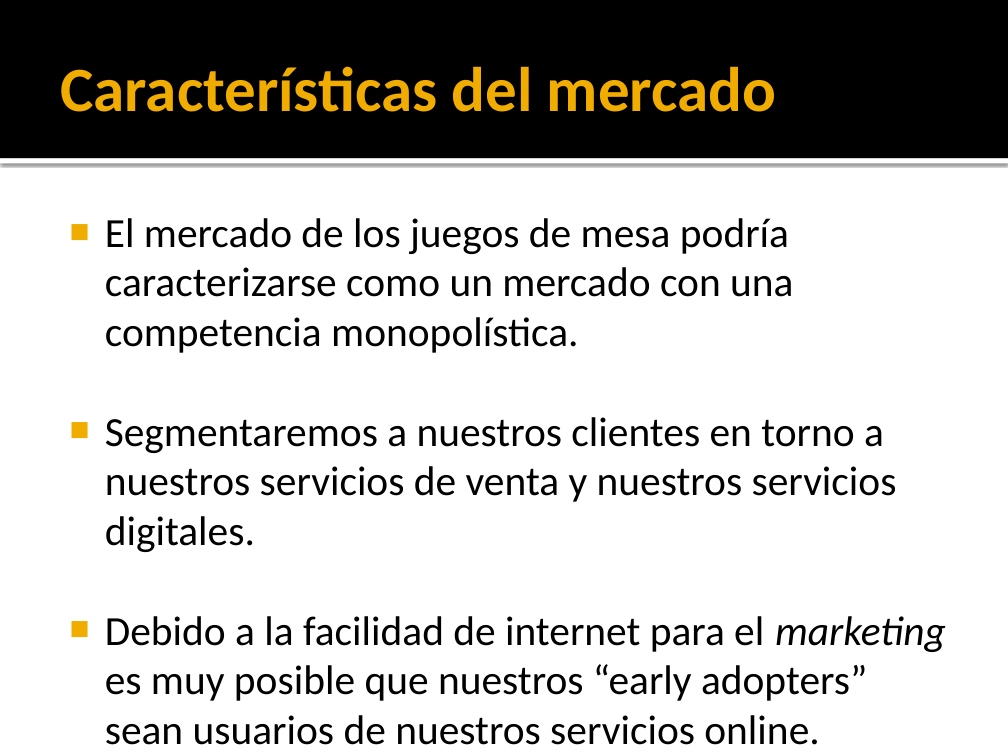
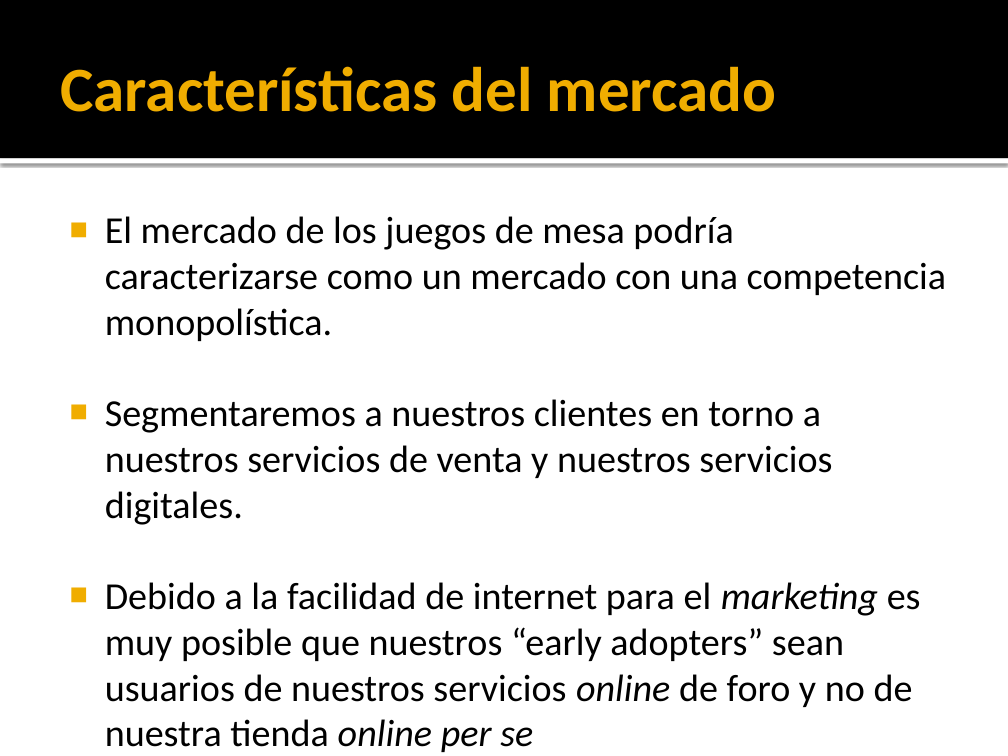
Before and after one commit to QuixoteCode/Experiencias_Ecohuerto, a slide deck: slide 3 of Presentacion_Empresa_6_3_2024.pptx. Drawn at 1008x756 pixels with LibreOffice and Linux fonts; fonts in the diff are those of the drawing. Boxes give left, top, right and bottom in pixels: in the first picture for what was removed or moved away, otherwise in the second. Text is boxed around its words. In the diff, an @@ line names an element or a change of style, - is before the commit and + after.

```diff
--- a/Presentacion_Empresa_6_3_2024.pptx
+++ b/Presentacion_Empresa_6_3_2024.pptx
@@ text at (105, 216, 946, 525): size 29.6 to 27.2 pt in "El mercado de los juegos de mesa ...", "Segmentaremos a nuestros clientes en torno a ..." @@
@@ text at (105, 582, 921, 707): text changed; size 29.6 to 27.2 pt @@
-■ Debido a la facilidad de internet para el marketing es muy posible que nuestros “early adopters” sean usuarios de nuestros servicios online.
+■ Debido a la facilidad de internet para el marketing es muy posible que nuestros “early adopters” sean usuarios de nuestros servicios online de foro y no de nuestra tienda online per se
```
Also in this commit, not shown: 7 other slides changed, 4 slides added, 1 slide removed.
